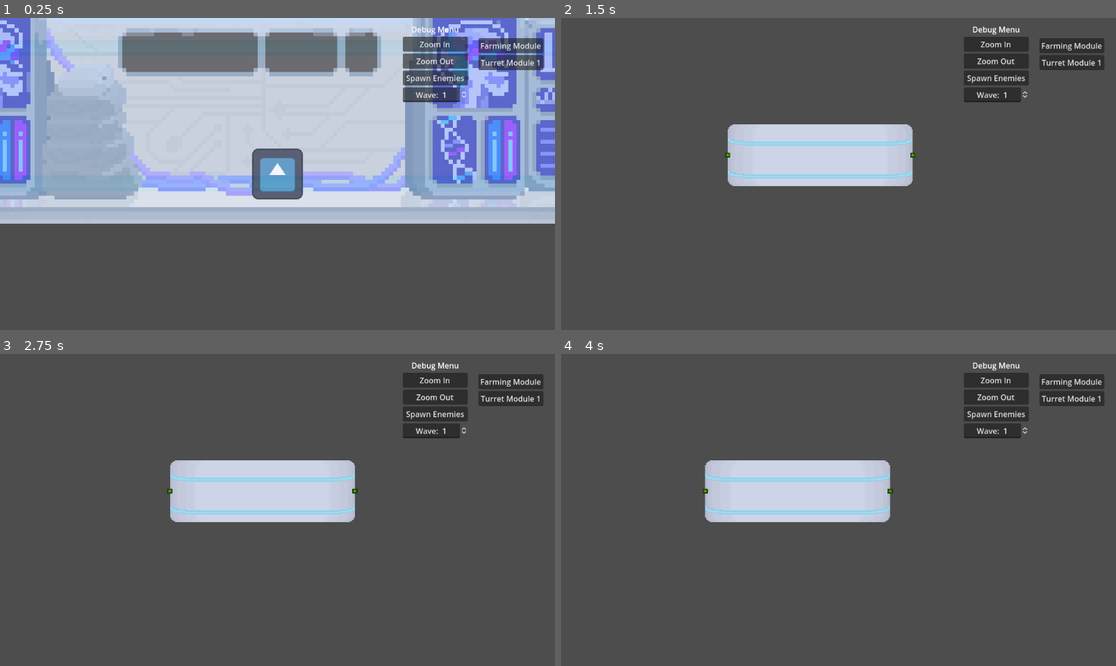
Above: before the commit, frames 1-4 (two rows, left to right).
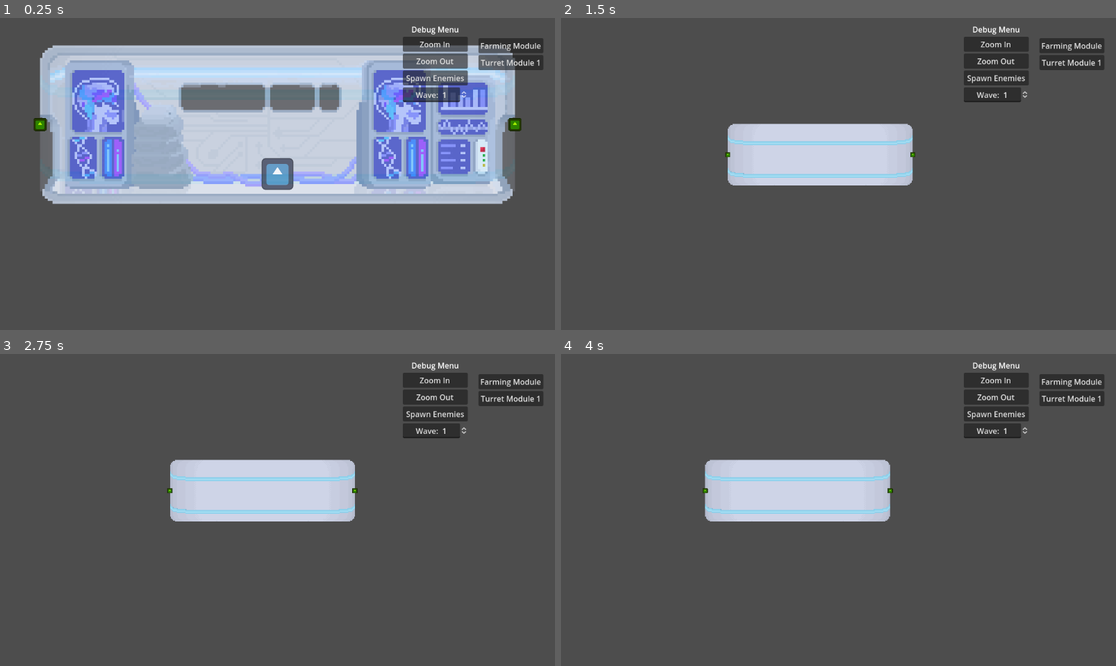
Above: after the commit, the same moments.

Repository: PROGAMER010403/SpaceFarmingGame
Game: Godot game, scene res://Scenes/rayyan_test_scene.tscn
Same seed, same stepped clock (60 frames per second), same inputs: the game is played once before the commit and once after it. The project has no main scene, so this scene is started directly. The engine's default icon, where the game draws it, is replaced by a stand-in: a white triangle on a blue panel in a dark square.
Inputs (mouse positions are in pixels of both pictures, inside the frame that each line leads up to):
- Up to frame 1 (0.25 s): no input
- Up to frame 2 (1.5 s): move the mouse to (960, 158) at 0.52 s; press the mouse at (960, 158) at 0.53 s; hold D (Key_Right) 0.53-1.28 s; move the mouse to (733, 155) at 1.27 s; release the mouse at (733, 155) at 1.28 s; hold A (Key_Left) from 1.28 s (still down); click (733, 155) at 1.35 s
- Up to frame 3 (2.75 s): move the mouse to (360, 491) at 2.02 s; release A (Key_Left) at 2.03 s; press the mouse at (360, 491) at 2.03 s; hold D (Key_Right) from 2.03 s (still down)
- Up to frame 4 (4 s): move the mouse to (810, 572) at 2.77 s; release the mouse at (810, 572) at 2.78 s; click (810, 572) at 2.85 s; move the mouse to (1005, 556) at 3.52 s; release D (Key_Right) at 3.53 s; press the mouse at (1005, 556) at 3.53 s; hold A (Key_Left) from 3.53 s (still down)

The runs differ from the first frame. In frame 1, 52% of the frame differs, in the area x 0-100%, y 0-66%; in frame 2, 0.4%; in frame 3, 0.4%; in frame 4, 0.4%.

Commit message:
Update To Module Assets
Just slight bugfixes, tweaking still required

Diff:
--- a/Prefabs/core_module.tscn
+++ b/Prefabs/core_module.tscn
@@ -113,7 +113,7 @@
 scale = Vector2(10, 10)
 sprite_frames = SubResource("SpriteFrames_ipum8")
 autoplay = "default"
-frame_progress = 0.111216
+frame_progress = 0.520428
 
 [node name="Wall" type="Sprite2D" parent="Container"]
 modulate = Color(3, 3, 2.34902, 0)
--- a/Prefabs/zooming_camera_2d.tscn
+++ b/Prefabs/zooming_camera_2d.tscn
@@ -29,7 +29,7 @@
 "times": PackedFloat32Array(0, 1),
 "transitions": PackedFloat32Array(1, 1),
 "update": 0,
-"values": [Vector2(0.2, 0.2), Vector2(0.8, 0.8)]
+"values": [Vector2(0.2, 0.2), Vector2(0.6, 0.6)]
 }
 
 [sub_resource type="Animation" id="Animation_46uyb"]
@@ -44,7 +44,7 @@
 "times": PackedFloat32Array(0, 1),
 "transitions": PackedFloat32Array(1, 1),
 "update": 0,
-"values": [Vector2(1, 1), Vector2(0.2, 0.2)]
+"values": [Vector2(0.6, 0.6), Vector2(0.2, 0.2)]
 }
 
 [sub_resource type="AnimationLibrary" id="AnimationLibrary_civ1d"]
--- a/Scenes/rayyan_test_scene.tscn
+++ b/Scenes/rayyan_test_scene.tscn
@@ -75,7 +75,7 @@
 prefix = "Wave: "
 
 [node name="Player" parent="." instance=ExtResource("1_sjeir")]
-position = Vector2(0, 196)
+position = Vector2(0, 200)
 
 [node name="CoreModule" parent="." instance=ExtResource("2_ucc5e")]
 
--- a/Scripts/MainNode.gd
+++ b/Scripts/MainNode.gd
@@ -60,6 +60,6 @@
 	elif enemyIndex == 3:
 		newEnemy1Instance = Enemy3Prefab.instantiate()
 
-	newEnemy1Instance.global_position = Vector2 (spawnPosition.x, 320)
+	newEnemy1Instance.global_position = Vector2 (spawnPosition.x, 260)
 	newEnemy1Instance.name = "Type" + str(enemyIndex) + "Enemy"
 	RootNode.add_child(newEnemy1Instance)
--- a/Scripts/ModuleLocalStateManager.gd
+++ b/Scripts/ModuleLocalStateManager.gd
@@ -22,9 +22,12 @@
 
 	if MODULE_STATE == 1:
 		if get_global_mouse_position().x >= 0:
+			GlobalStatesManager.CurrentModuleAtMouse.ContainerObject.position.x = 590
 			global_position = get_global_mouse_position()
 		elif get_global_mouse_position().x <= 0:
-			$Container/Room.flip_h
+			GlobalStatesManager.CurrentModuleAtMouse.get_node("Container/Room").scale.x = -10
+			GlobalStatesManager.CurrentModuleAtMouse.get_node("Container/Wall").scale.x = -10
+			GlobalStatesManager.CurrentModuleAtMouse.ContainerObject.position.x = -590
 			global_position = get_global_mouse_position()
 	elif MODULE_STATE == 2:
 		GlobalStatesManager.CurrentModuleAtMouse.global_position = snapTo.global_position
